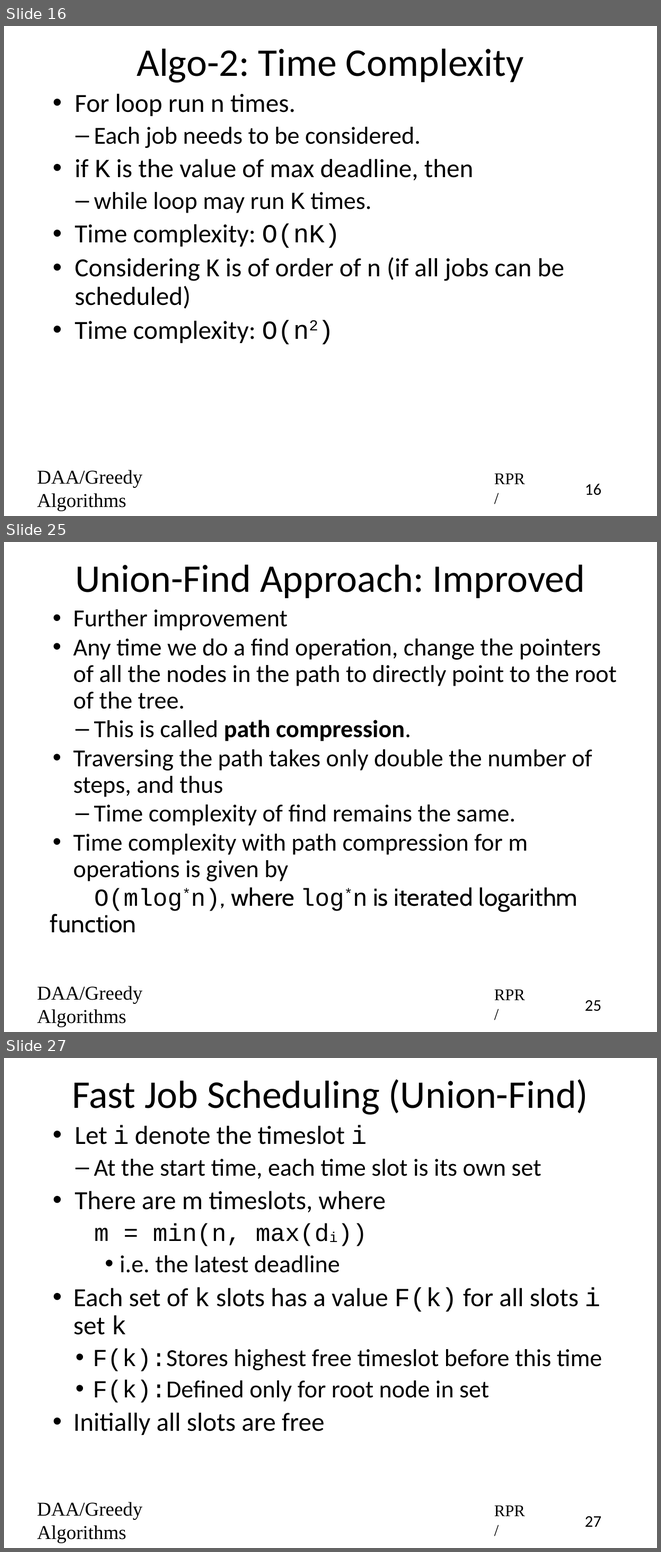
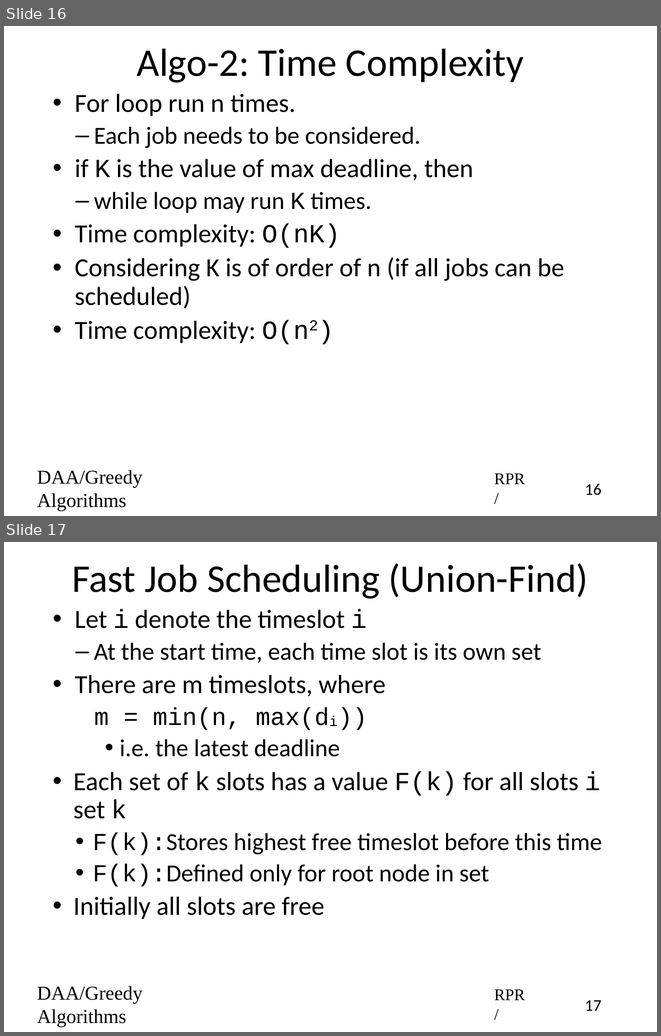
Before and after one commit to rprustagi/2019-17CS43-DAA, a slide deck: Slides-RPR/2019-H1-DAA-L23-Greedy-Algo-JobScheduling.pptx. Shown one above the other, each under a label of ours: slides 16, 25 and 27 before the commit, slides 16 and 17 after it; the slides between them are not shown. The pictures are 661x1552 and 661x1036 pixels, drawn with LibreOffice and Linux fonts; fonts in the diff are those of the drawing. Boxes give left, top, right and bottom in pixels: in the first picture for what was removed or moved away, otherwise in the second. Text is boxed around its words. In the diff, an @@ line names an element or a change of style, - is before the commit and + after.

```diff
--- a/Slides-RPR/2019-H1-DAA-L23-Greedy-Algo-JobScheduling.pptx
+++ b/Slides-RPR/2019-H1-DAA-L23-Greedy-Algo-JobScheduling.pptx
@@ slide 25 removed at (x1=4, y1=542, x2=657, y2=1032), background #FFFFFF @@
@@ title removed at (x1=75, y1=564, x2=585, y2=598) @@
-Union-Find Approach: Improved
@@ text removed at (x1=50, y1=609, x2=617, y2=933) @@
-• Further improvement
-• Any time we do a find operation, change the pointers of all the nodes in the path to directly point to the root of the tree.
-  – This is called path compression.
-• Traversing the path takes only double the number of steps, and thus
-  – Time complexity of find remains the same.
-• Time complexity with path compression for m operations is given by
-      O(mlog*n), where log*n is iterated logarithm function
@@ text removed at (x1=37, y1=986, x2=142, y2=1027) @@
-DAA/Greedy Algorithms
@@ text removed at (x1=494, y1=989, x2=525, y2=1000) @@
-RPR/
@@ page number removed at (x1=585, y1=1000, x2=601, y2=1011) @@
-25
@@ what was slide 27 is now slide 17 @@
@@ page number at (x1=585, y1=1000, x2=601, y2=1011): text changed @@
-27
+17
```
Also in this commit, not shown: 3 slides changed, 9 other slides removed, 9 other files.
